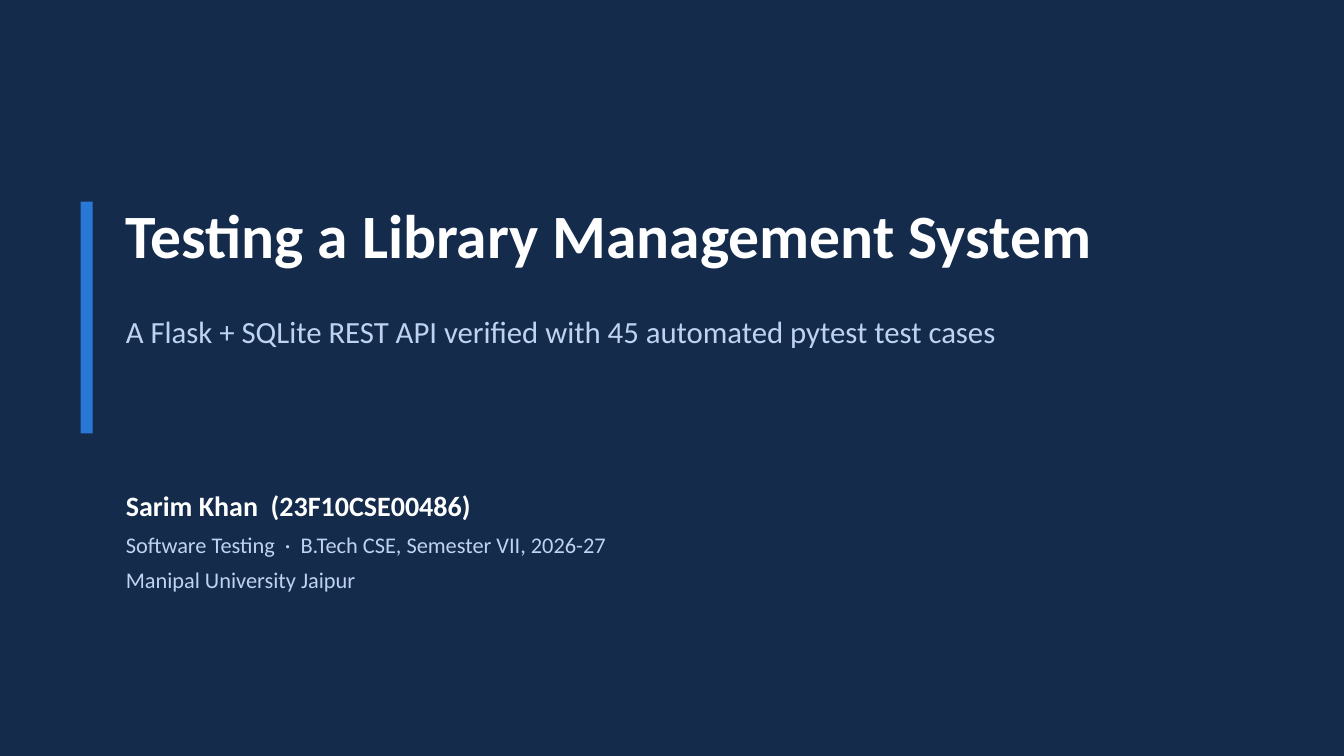
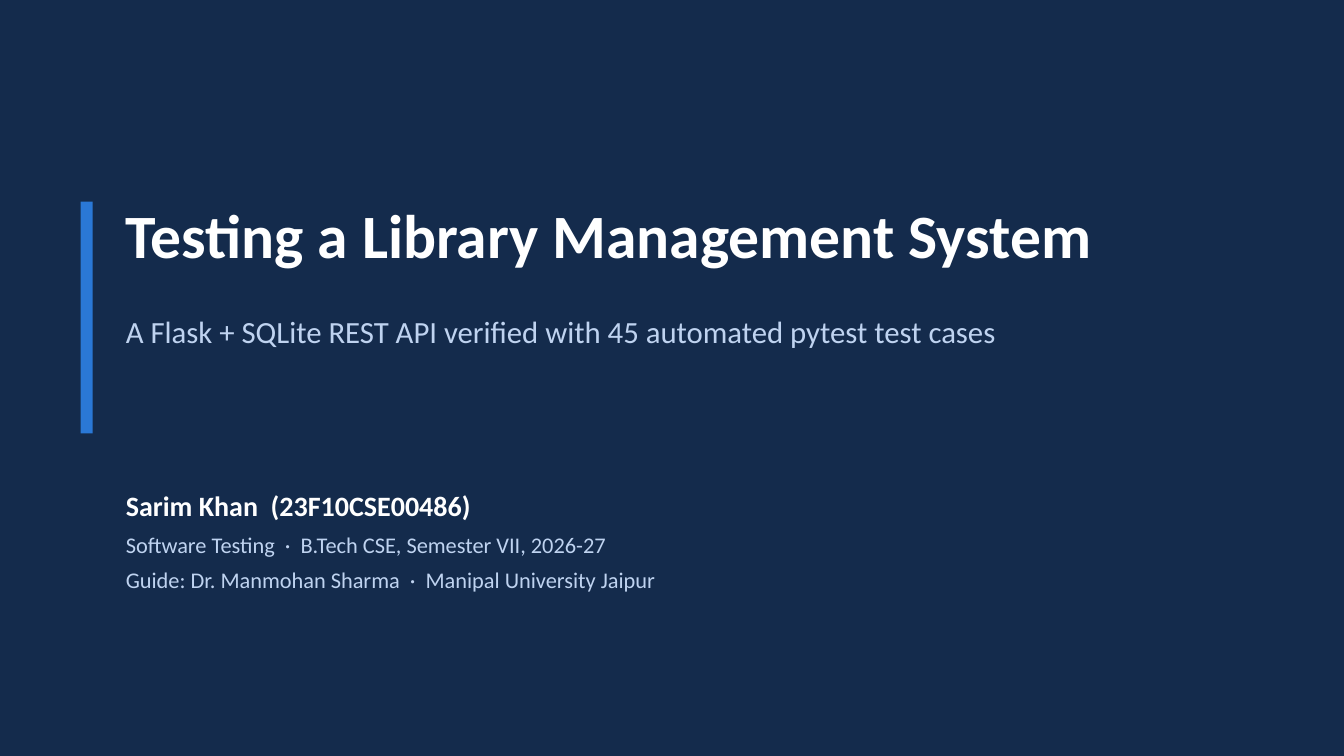
Before and after one commit to sarimkhan-sketch/library-management-testing, a slide deck: slide 1 of slides/Library_Management_Testing.pptx. Drawn at 1344x756 pixels with LibreOffice and Linux fonts; fonts in the diff are those of the drawing. Boxes give left, top, right and bottom in pixels: in the first picture for what was removed or moved away, otherwise in the second. Text is boxed around its words. In the diff, an @@ line names an element or a change of style, - is before the commit and + after.

Commit message:
Add faculty name: Dr. Manmohan Sharma

```diff
--- a/slides/Library_Management_Testing.pptx
+++ b/slides/Library_Management_Testing.pptx
@@ text at [126,572,655,592]: text changed @@
-Manipal University Jaipur
+Guide: Dr. Manmohan Sharma · Manipal University Jaipur
```
Also in this commit, not shown: 3 other files.
